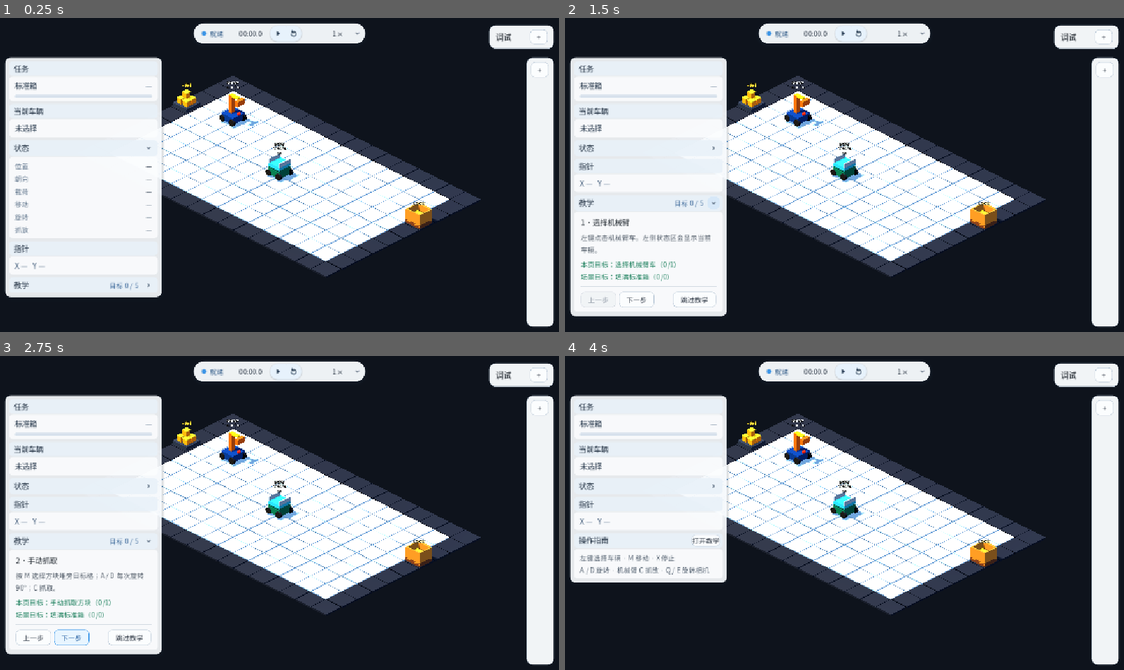
Above: before the commit, frames 1-4 (two rows, left to right).
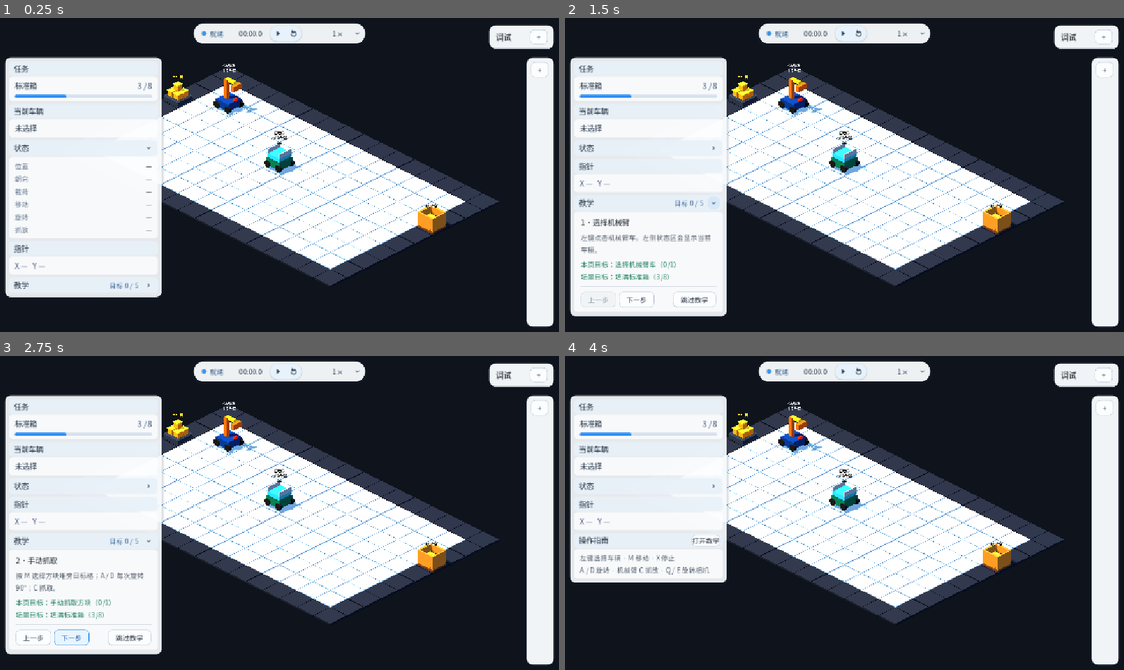
Above: after the commit, the same moments.

Repository: Ri0n72Y/automata
Game: Godot game, scene res://scenes/scene_01/scene_01_basic_packing.tscn
The game is run twice, just before and just after one commit, with the same random seed, the same clock (stepped at 60 frames per second) and the same inputs.
Inputs (mouse positions are in pixels of both pictures, inside the frame that each line leads up to):
- Up to frame 1 (0.25 s): no input
- Up to frame 2 (1.5 s): click (715, 146) at 0.5 s; click (715, 203) at 1.27 s
- Up to frame 3 (2.75 s): click "下一步" at 2 s
- Up to frame 4 (4 s): click "上一步" at 2.75 s; click "跳过教学" at 3.5 s

The runs differ from the first frame. In frame 1, 9.2% of the frame differs, in the area x 2-90%, y 14-86%; in frame 2, 9.2%; in frame 3, 9.2%; in frame 4, 9.2%.
Error before the commit: Parse Error: The member "AvailabilityScript" already exists in parent class VehicleMoveController. (res://scripts/scene_01/scene_01_lifecycle_vehicle_move_cont…

Commit message:
[codex]fix(scene-01): avoid inherited availability constant collision

Diff:
--- a/scripts/scene_01/scene_01_lifecycle_grab_drop_controller.gd
+++ b/scripts/scene_01/scene_01_lifecycle_grab_drop_controller.gd
@@ -1,7 +1,7 @@
 class_name Scene01LifecycleGrabDropController
 extends "res://scripts/input/vehicle_grab_drop_controller.gd"
 
-const AvailabilityScript := preload("res://scripts/input/vehicle_command_availability.gd")
+const LifecycleAvailabilityScript := preload("res://scripts/input/vehicle_command_availability.gd")
 
 @export var scene_controller_path: NodePath = NodePath("../../..")
 
@@ -30,14 +30,14 @@
 
 func get_selected_rotate_command_availability() -> StringName:
 	var status := super.get_selected_rotate_command_availability()
-	if status != AvailabilityScript.AVAILABLE:
+	if status != LifecycleAvailabilityScript.AVAILABLE:
 		return status
 	return _apply_lifecycle_command_availability(status)
 
 
 func get_selected_grab_drop_command_availability() -> StringName:
 	var status := super.get_selected_grab_drop_command_availability()
-	if status != AvailabilityScript.AVAILABLE:
+	if status != LifecycleAvailabilityScript.AVAILABLE:
 		return status
 	return _apply_lifecycle_command_availability(status)
 
@@ -81,9 +81,9 @@
 
 func _apply_lifecycle_command_availability(status: StringName) -> StringName:
 	if _is_lifecycle_paused():
-		return AvailabilityScript.PAUSED
+		return LifecycleAvailabilityScript.PAUSED
 	if not _lifecycle_allows_gameplay_command():
-		return AvailabilityScript.PREPARATION_REJECTED
+		return LifecycleAvailabilityScript.PREPARATION_REJECTED
 	return status
 
 
--- a/scripts/scene_01/scene_01_lifecycle_vehicle_move_controller.gd
+++ b/scripts/scene_01/scene_01_lifecycle_vehicle_move_controller.gd
@@ -1,12 +1,12 @@
 class_name Scene01LifecycleVehicleMoveController
 extends "res://scripts/input/vehicle_move_controller.gd"
 
-const AvailabilityScript := preload("res://scripts/input/vehicle_command_availability.gd")
+const LifecycleAvailabilityScript := preload("res://scripts/input/vehicle_command_availability.gd")
 
 
 func get_selected_move_command_availability() -> StringName:
 	var status := super.get_selected_move_command_availability()
-	if status != AvailabilityScript.AVAILABLE and status != AvailabilityScript.BLOCKED:
+	if status != LifecycleAvailabilityScript.AVAILABLE and status != LifecycleAvailabilityScript.BLOCKED:
 		return status
 	return _apply_lifecycle_command_availability(status)
 
@@ -85,9 +85,9 @@
 
 func _apply_lifecycle_command_availability(status: StringName) -> StringName:
 	if _is_lifecycle_paused():
-		return AvailabilityScript.PAUSED
+		return LifecycleAvailabilityScript.PAUSED
 	if not _lifecycle_allows_gameplay_command():
-		return AvailabilityScript.PREPARATION_REJECTED
+		return LifecycleAvailabilityScript.PREPARATION_REJECTED
 	return status
 
 
